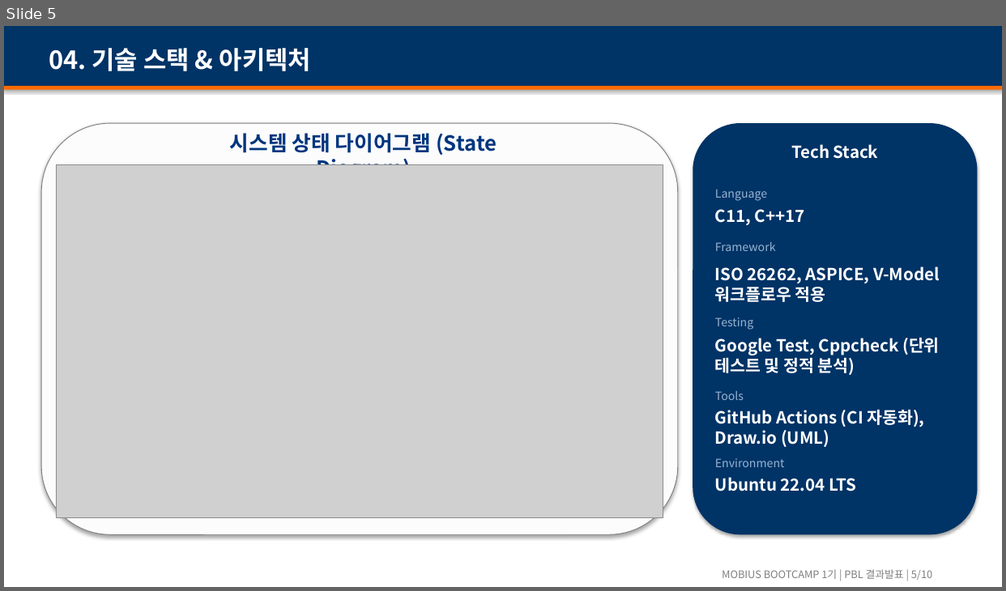
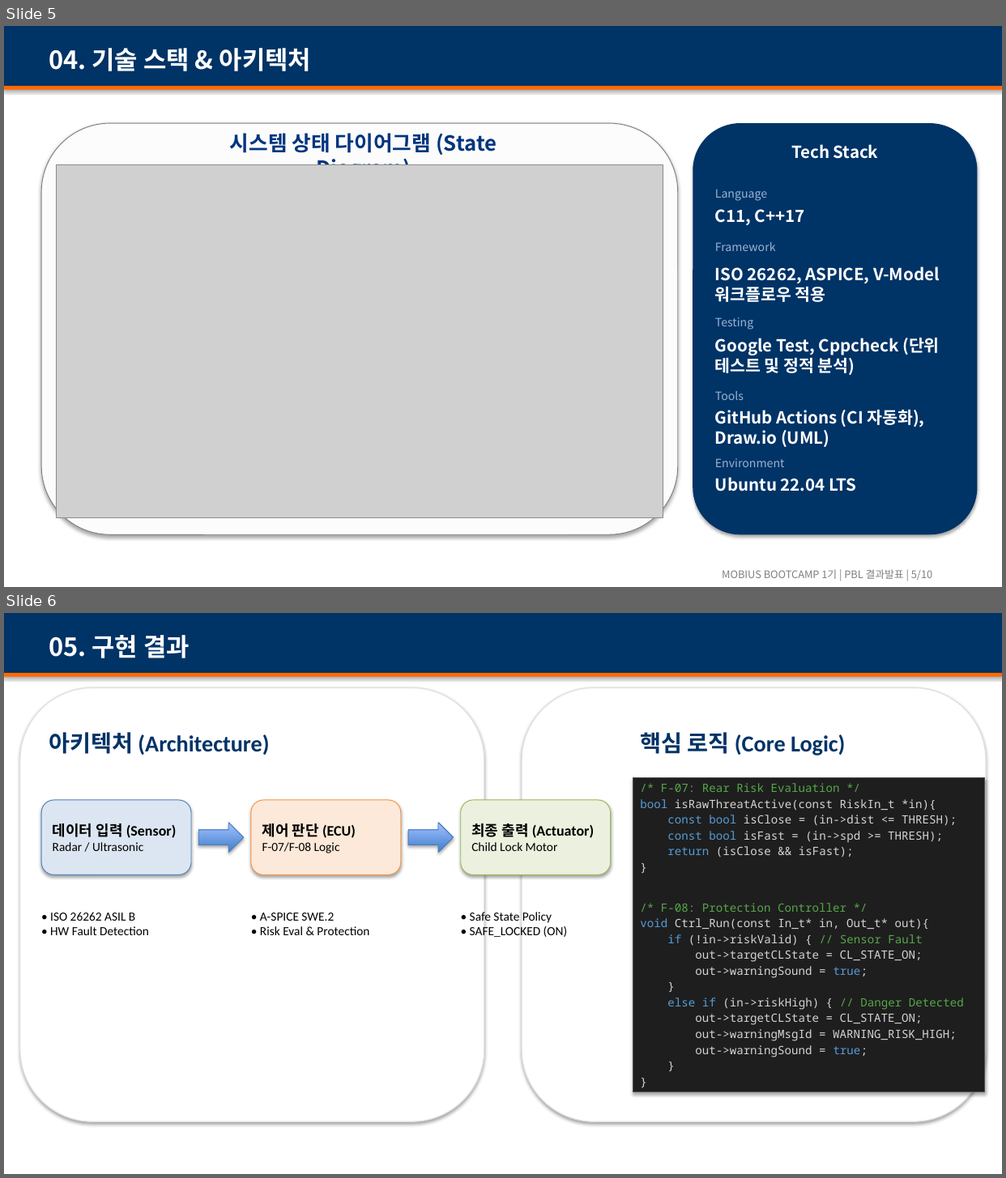
Before and after one commit to codingSkeleton6478/MBP-T05-ChildLock, a slide deck: docs/주제1_5팀_PBL최종_제출자료.pptx. Shown one above the other, each under a label of ours: slide 5 before the commit, slides 5 and 6 after it. The pictures are 1006x591 and 1006x1178 pixels, drawn with LibreOffice and Linux fonts; fonts in the diff are those of the drawing; grey boxes stand for pictures. Boxes give left, top, right and bottom in pixels: in the first picture for what was removed or moved away, otherwise in the second. Text is boxed around its words. In the diff, an @@ line names an element or a change of style, - is before the commit and + after.

```diff
--- a/docs/주제1_5팀_PBL최종_제출자료.pptx
+++ b/docs/주제1_5팀_PBL최종_제출자료.pptx
@@ slide 6 added at bbox=[4, 613, 1002, 1174], background #FFFFFF @@
@@ rectangle added at bbox=[4, 613, 1002, 673], fill #003366 @@
@@ text added at bbox=[49, 635, 189, 658], 24 pt, text #FFFFFF, bold @@
+05. 구현 결과
@@ rectangle added at bbox=[4, 673, 1002, 677], fill #FF6A00 @@
@@ rounded rectangle added at bbox=[19, 688, 484, 1122], fill #FFFFFF, outline #DEE2E6 1 pt @@
@@ rounded rectangle added at bbox=[522, 688, 986, 1122], fill #FFFFFF, outline #DEE2E6 1 pt @@
@@ text added at bbox=[49, 732, 269, 755], 22 pt, text #003366, bold @@
+아키텍처 (Architecture)
@@ text added at bbox=[640, 732, 845, 756], 22 pt, text #003366, bold @@
+핵심 로직 (Core Logic)
@@ rectangle added at bbox=[633, 777, 985, 1093], fill #1E1E1E, outline #505050 0.75 pt, 11 pt, text #D4D4D4 @@
+/* F-07: Rear Risk Evaluation */
+bool isRawThreatActive(const RiskIn_t *in){
+const bool isClose = (in->dist <= THRESH);
+const bool isFast = (in->spd >= THRESH);
+return (isClose && isFast);
+}
+/* F-08: Protection Controller */
+void Ctrl_Run(const In_t* in, Out_t* out){
+if (!in->riskValid) { // Sensor Fault
+out->targetCLState = CL_STATE_ON;
+out->warningSound = true;
+}
+else if (in->riskHigh) { // Danger Detected
+out->targetCLState = CL_STATE_ON;
+out->warningMsgId = WARNING_RISK_HIGH;
+out->warningSound = true;
+}
+}
@@ rounded rectangle added at bbox=[41, 800, 191, 875], fill #DCE6F2, outline #4F81BD 0.75 pt, 12 pt, text #000000 @@
+데이터 입력 (Sensor)
+Radar / Ultrasonic
@@ rounded rectangle added at bbox=[251, 800, 401, 875], fill #FDE9D9, outline #F79646 0.75 pt, 12 pt, text #000000 @@
+제어 판단 (ECU)
+F-07/F-08 Logic
@@ rounded rectangle added at bbox=[461, 800, 611, 875], fill #EBF1DE, outline #9BBB59 0.75 pt, 14 pt, text #000000, bold @@
+최종 출력 (Actuator)
+Child Lock Motor
@@ right arrow added at bbox=[198, 823, 244, 853], fill gradient #3F80CE to #A4C4FF, outline #4B7EBC 0.75 pt @@
@@ right arrow added at bbox=[408, 823, 454, 853], fill gradient #3F80CE to #A4C4FF, outline #4B7EBC 0.75 pt @@
@@ text added at bbox=[50, 912, 149, 935], 12 pt, text #000000 @@
+• ISO 26262 ASIL B
+• HW Fault Detection
@@ text added at bbox=[260, 913, 369, 935], 12 pt, text #000000 @@
+• A-SPICE SWE.2
+• Risk Eval & Protection
@@ text added at bbox=[470, 910, 567, 939], 12 pt, text #000000 @@
+• Safe State Policy
+• SAFE_LOCKED (ON)
```
Also in this commit, not shown: 1 slide removed, 5 other files.
